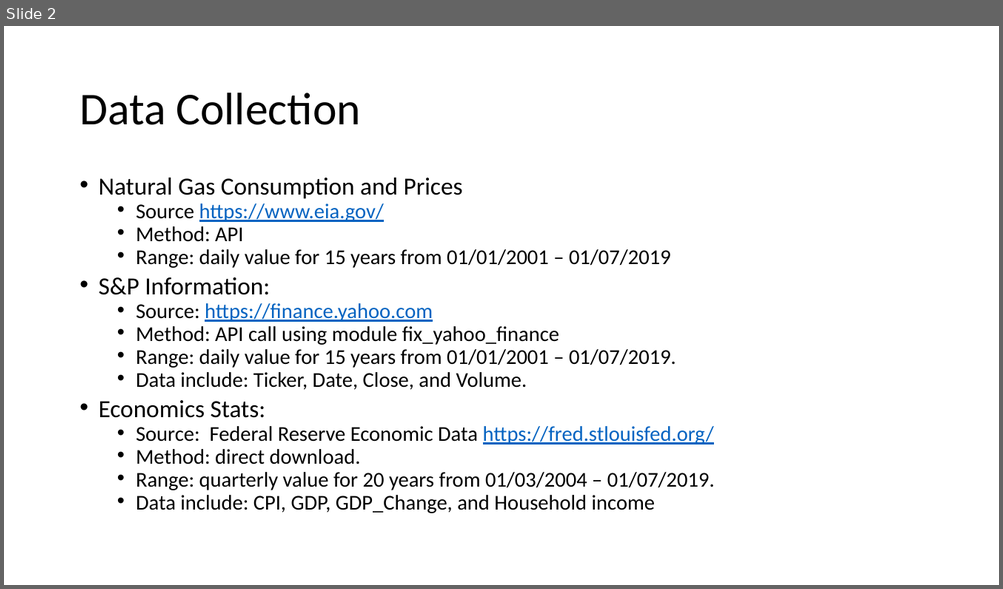
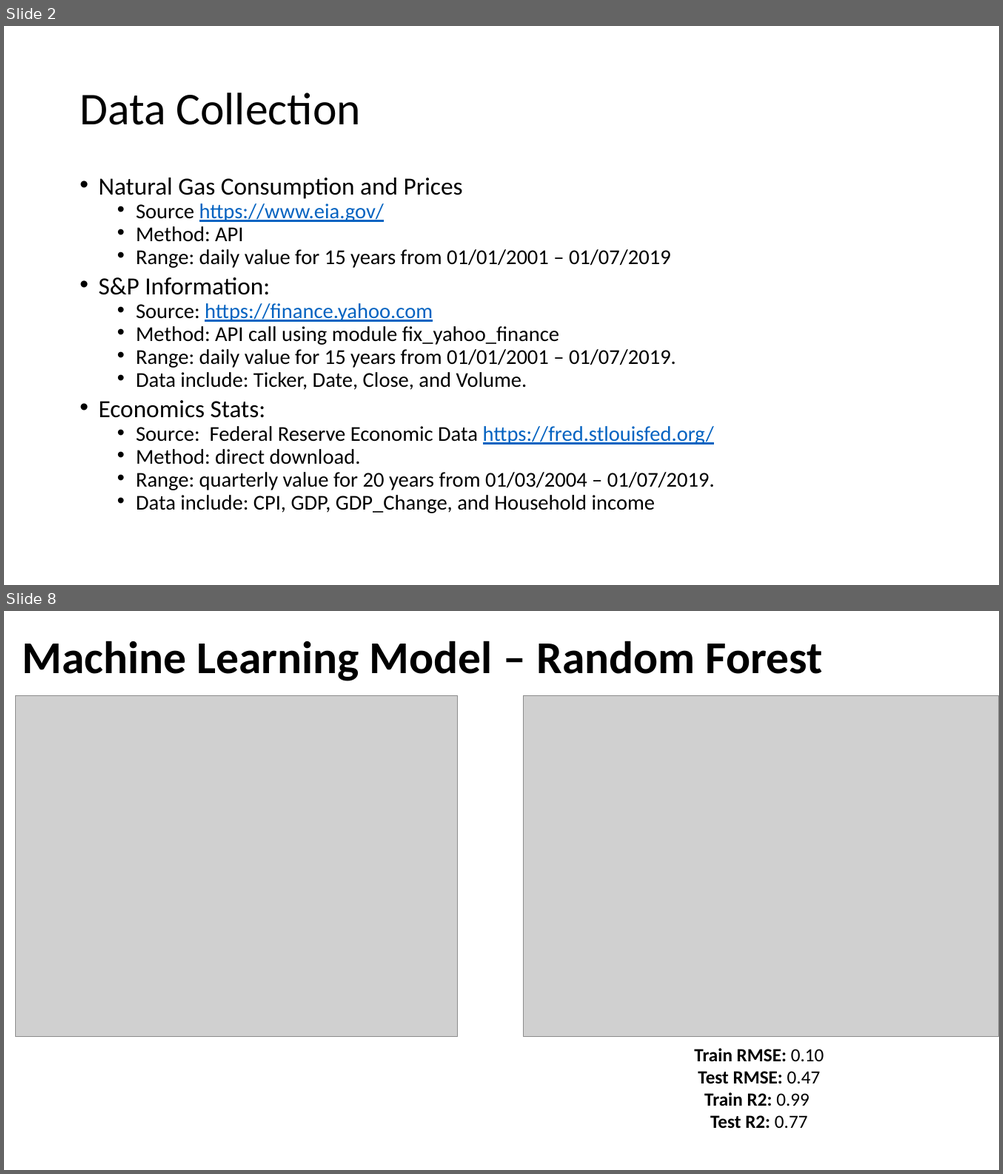
Before and after one commit to jwaliaga/NatGasDemandForcast, a slide deck: Docs/Methodology Presentation.pptx. Shown one above the other, each under a label of ours: slide 2 before the commit, slides 2 and 8 after it; the slides between them are not shown. The pictures are 1003x589 and 1003x1174 pixels, drawn with LibreOffice and Linux fonts; fonts in the diff are those of the drawing; grey boxes stand for pictures. Boxes give left, top, right and bottom in pixels: in the first picture for what was removed or moved away, otherwise in the second. Text is boxed around its words. In the diff, an @@ line names an element or a change of style, - is before the commit and + after.

```diff
--- a/Docs/Methodology Presentation.pptx
+++ b/Docs/Methodology Presentation.pptx
@@ slide 8 added at (4,611,999,1170), background #FFFFFF @@
@@ title added at (22,641,822,681), 44 pt, text #000000, bold @@
+Machine Learning Model – Random Forest
@@ picture added at (15,696,458,1037) @@
@@ picture added at (523,696,999,1037) @@
@@ text added at (694,1048,824,1129), 18 pt, text #000000, bold @@
+Train RMSE: 0.10
+Test RMSE: 0.47
+Train R2: 0.99
+Test R2: 0.77
```
Also in this commit, not shown: 1 slide changed, 5 other slides added, 1 slide removed, 32 other files.
